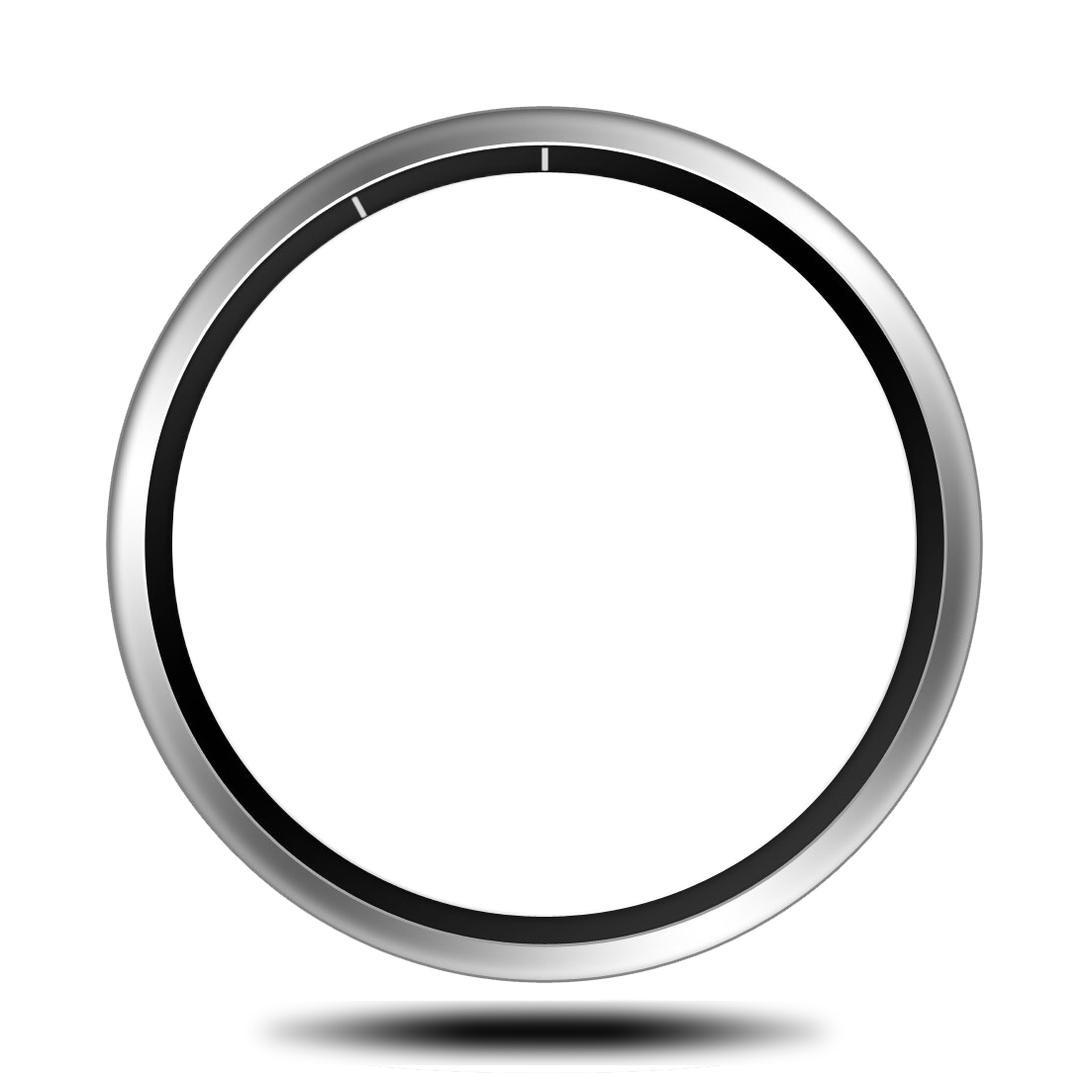
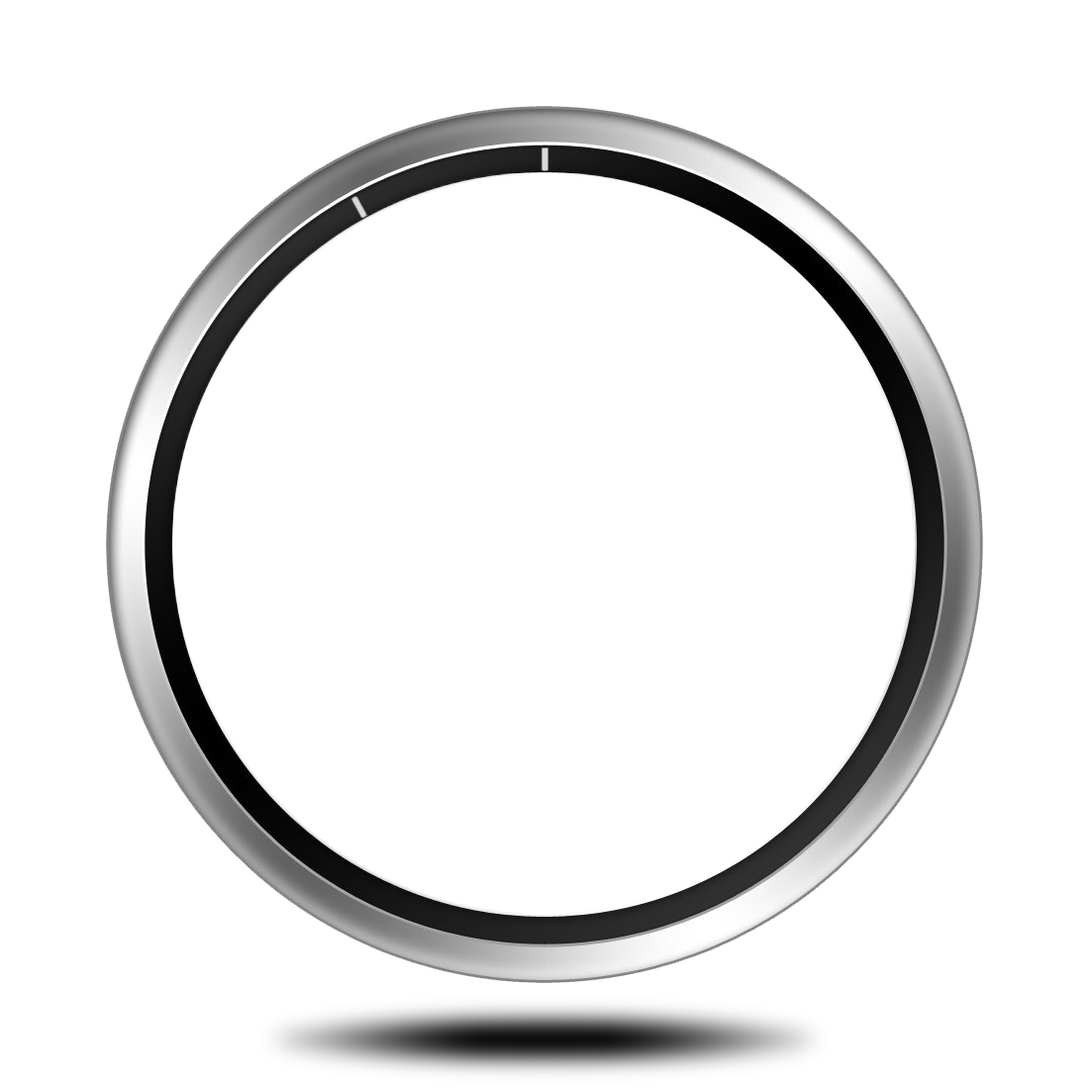
Layers edited between the first and the second 1089 × 1089 image:
painted on "Тень" over [249, 998, 840, 1081]
